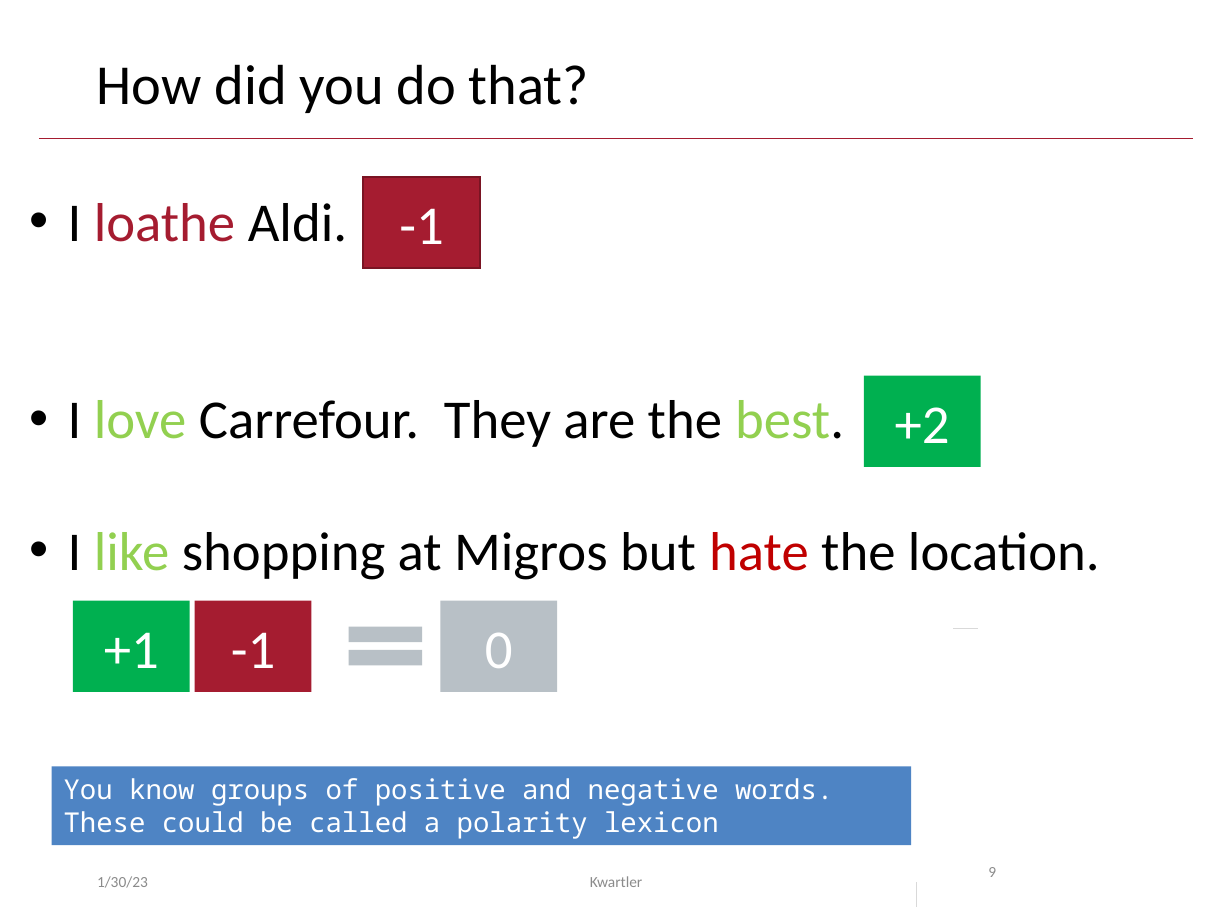
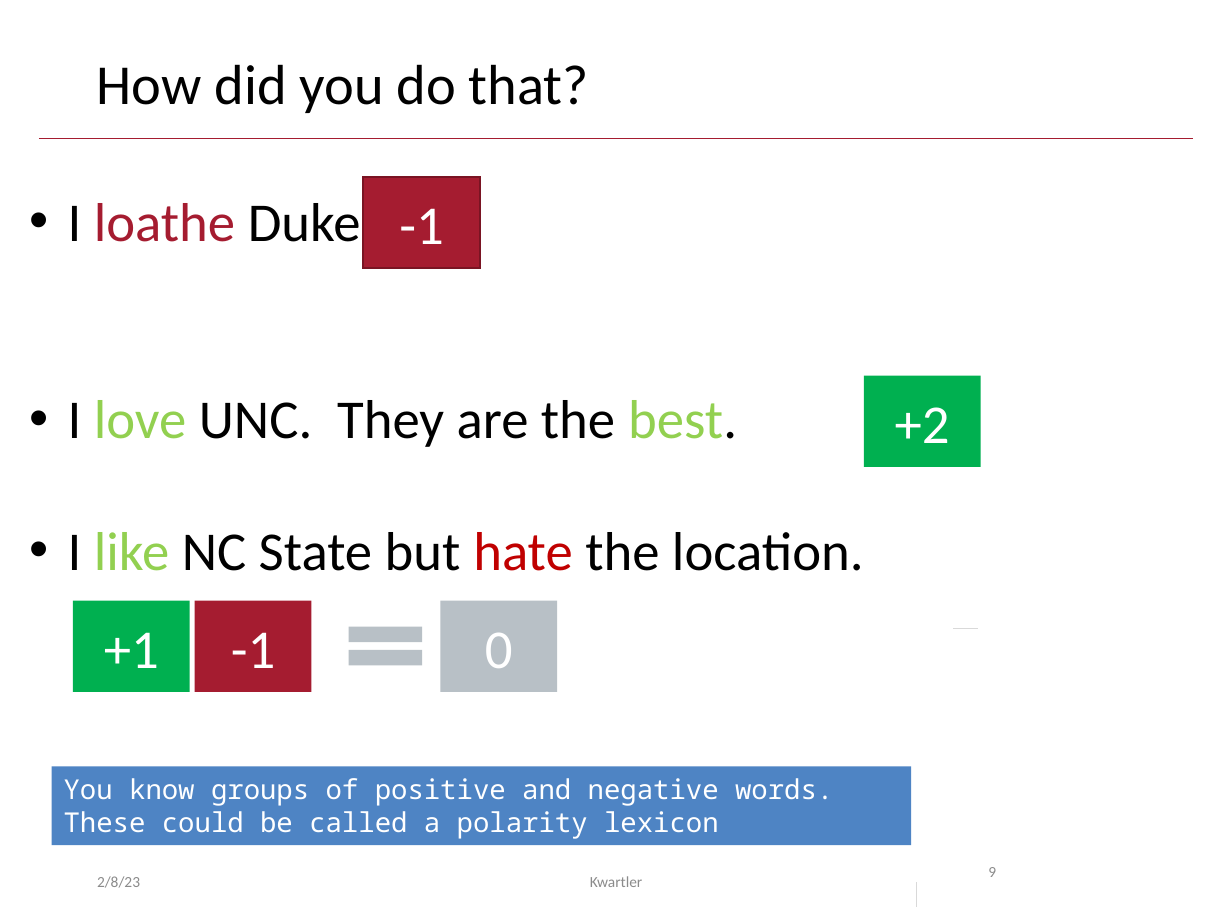
Before and after one commit to kwartler/Odum_Feb_23, a slide deck: slide 9 of lessons/Feb10/Class3A_polarity.pptx. Drawn at 1232x924 pixels with LibreOffice and Linux fonts; fonts in the diff are those of the drawing. Boxes give left, top, right and bottom in pixels: in the first picture for what was removed or moved away, otherwise in the second. Text is boxed around its words. In the diff, an @@ line names an element or a change of style, - is before the commit and + after.

```diff
--- a/lessons/Feb10/Class3A_polarity.pptx
+++ b/lessons/Feb10/Class3A_polarity.pptx
@@ text at <box>68,196,864,571</box>: text changed @@
-• I loathe Aldi.
-• I love Carrefour. They are the best.
-• I like shopping at Migros but hate the location.
+• I loathe Duke.
+• I love UNC. They are the best.
+• I like NC State but hate the location.
@@ text at <box>97,876,140,888</box>: text changed @@
-1/30/23
+2/8/23
```
Also in this commit, not shown: 13 other slides changed, 14 other files.
